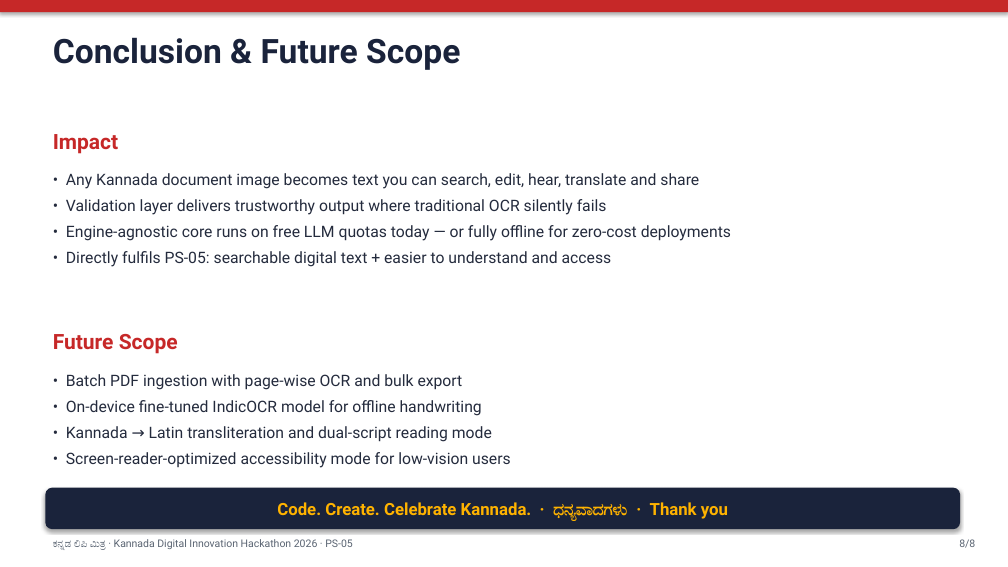
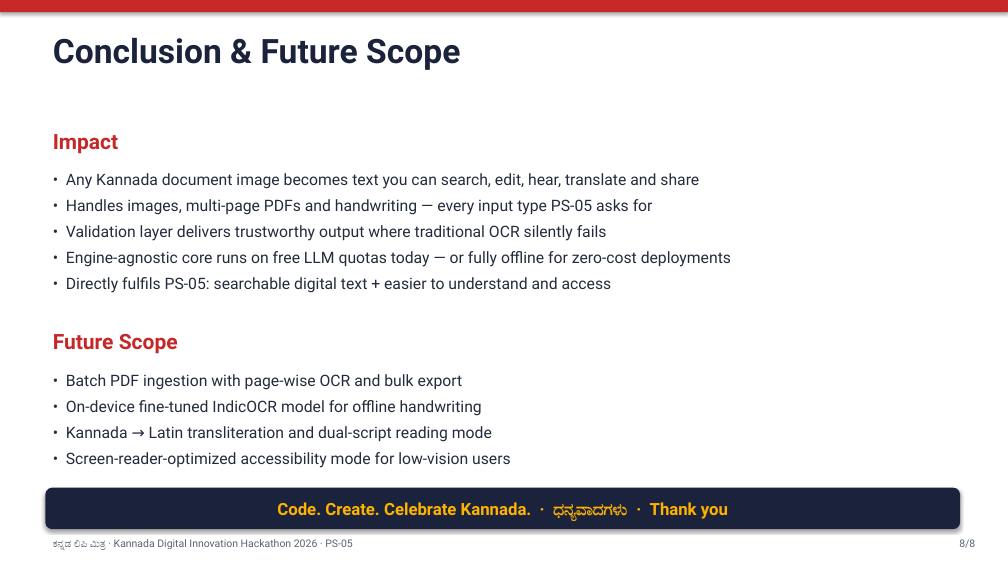
Before and after one commit to Ritika-Bhati-2266/Kannada-Text-Digitization, a slide deck: slide 8 of docs/Kannada_Lipi_Mitra_Presentation.pptx. Drawn at 1008x567 pixels with LibreOffice and Linux fonts; fonts in the diff are those of the drawing. Boxes give left, top, right and bottom in pixels: in the first picture for what was removed or moved away, otherwise in the second. Text is boxed around its words. In the diff, an @@ line names an element or a change of style, - is before the commit and + after.

Commit message:
docs: sync deck & video script with PDF, handwriting and engine-selector features

```diff
--- a/docs/Kannada_Lipi_Mitra_Presentation.pptx
+++ b/docs/Kannada_Lipi_Mitra_Presentation.pptx
@@ text at <box>66,199,653,215</box>: paragraph added @@
+• Handles images, multi-page PDFs and handwriting — every input type PS-05 asks for
```
Also in this commit, not shown: 3 other slides changed, 2 other files.
